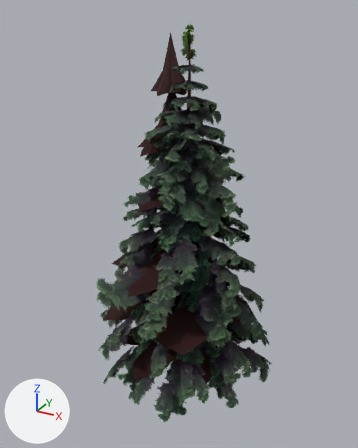
Renders of the glTF model godot/art/world/flora/spruce_c.gltf from each side of a commit.
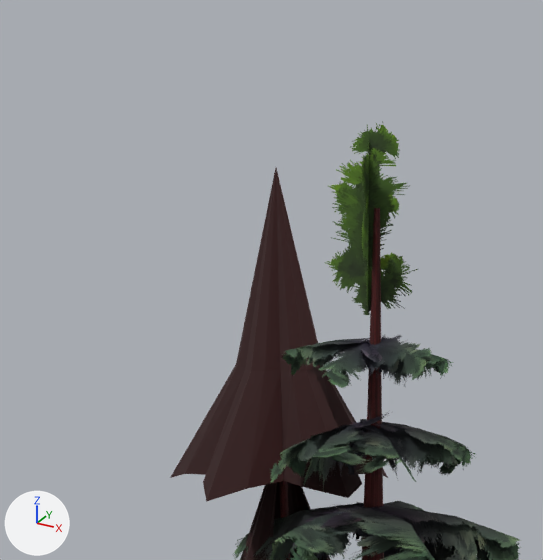
There are two pictures of each version: one whole from a 50 mm lens placed at (6.24, -11.84, 10.79), pointed at (-0.28, 0.02, 4.86), one close up on the part from 33% to 62% of the width and 0% to 24% of the height. Lighting does not change. The marker at lower left points along +X, +Y and +Z. The older version's two pictures come first. Objects named as collision shapes, trigger or cutter boxes, shadow casters or lower levels of detail are left out. Vertices at exactly the same position are counted once.

Script lines for the objects in view, before the commit:
```python
me_lod0 = bpy.data.meshes.new('lod0')
me_lod0.from_pydata(...)  # 5683 vertices, 5504 faces; spans x -3.04..2.88, y -2.96..2.95, z -1.27..10.45
me_lod0.materials.append(mat_leaves_ownspruce)
me_shadow = bpy.data.meshes.new('shadow')
me_shadow.from_pydata(...)  # 271 vertices, 387 faces; spans x -2.61..2.27, y -2.24..2.54, z -0.02..10.17
me_shadow.materials.append(mat_leaves_ownspruce)
ob_lod0 = bpy.data.objects.new('lod0', me_lod0)
ob_lod0.location = (0.0, 0.0, 0.0)
ob_shadow = bpy.data.objects.new('shadow', me_shadow)
ob_shadow.location = (0.0, 0.0, 0.0)
```
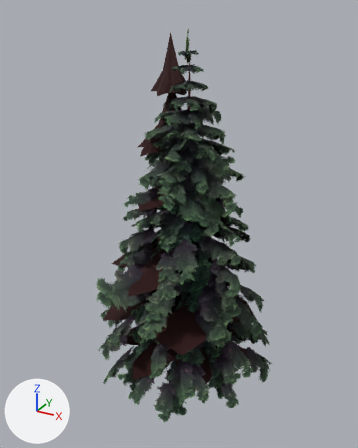
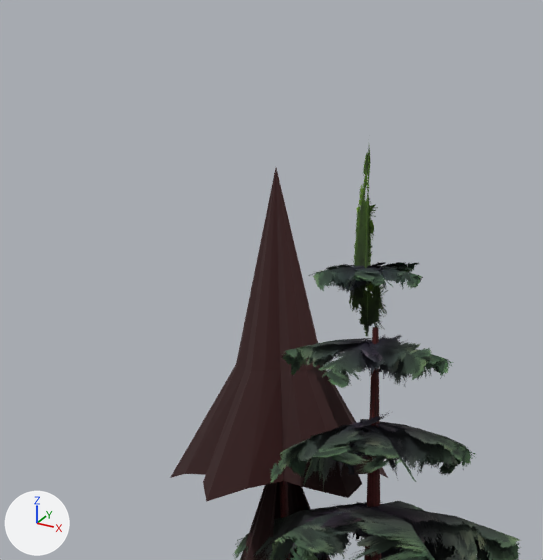
Diff of the bpy script that builds the scene:
```diff
--- a/godot/art/world/flora/spruce_c.gltf.py
+++ b/godot/art/world/flora/spruce_c.gltf.py
@@ me_lod0 @@
-me_lod0.from_pydata(...)  # 5683 vertices, 5504 faces; spans x -3.04..2.88, y -2.96..2.95, z -1.27..10.45
+me_lod0.from_pydata(...)  # 5830 vertices, 5644 faces; spans x -3.04..2.88, y -2.96..2.95, z -1.27..10.35
+# me_lod0 part 1: the loose piece of 9 vertices spanning x -0.42..0.05, y -0.1..0.33, z 9.14..9.39 is copied, and the copy is turned 56.7 degrees about the z axis through its middle and scaled by 0.78, then moved by (0.04, -0.18, 0.37); it spans x -0.35..0.06, y -0.23..0.09, z 9.54..9.74
+# me_lod0 part 2: the loose piece of 12 vertices spanning x -0.45..0.11, y -0.39..0.13, z 9.19..9.38 is copied, and the copy is multiplied about its middle by the matrix ((0.23, -0.656, -0.274), (0.692, 0.272, -0.071), (0.162, -0.232, 0.691)), then moved by (0.23, -0.01, 0.38); it spans x -0.08..0.22, y -0.33..0.05, z 9.56..9.73
+# me_lod0 part 3: the loose piece of 9 vertices spanning x -0.37..0.08, y -0.4..0.07, z 9.17..9.4 is copied, and the copy is multiplied about its middle by the matrix ((0.249, -0.583, 0.328), (0.647, 0.3, 0.042), (-0.173, 0.282, 0.633)), then moved by (0.18, 0.02, 0.36); it spans x -0.09..0.17, y -0.31..0.03, z 9.6..9.73
+# me_lod0 part 4: the loose piece of 12 vertices spanning x -0.14..0.15, y -0.5..0.04, z 9.13..9.38 is copied, and the copy is multiplied about its middle by the matrix ((0.333, -0.444, 0.159), (0.385, 0.368, 0.222), (-0.273, -0.022, 0.508)), then moved by (0.07, 0.13, 0.41); it spans x -0.08..0.22, y -0.27..0.07, z 9.56..9.73
+# me_lod0 part 5: the loose piece of 12 vertices spanning x -0.07..0.53, y -0.2..0.14, z 9.14..9.38 is copied, and the copy is multiplied about its middle by the matrix ((0.483, -0.441, -0.109), (0.442, 0.418, 0.264), (-0.107, -0.265, 0.598)), then moved by (-0.1, 0.09, 0.38); it spans x -0.07..0.32, y -0.09..0.22, z 9.58..9.73
+# me_lod0 part 6: the loose piece of 9 vertices spanning x -0.2..0.15, y -0.04..0.48, z 9.13..9.39 is copied, and the copy is multiplied about its middle by the matrix ((0.072, 0.58, 0.124), (-0.473, 0.131, -0.339), (-0.357, -0.057, 0.475)), then moved by (0.14, -0.15, 0.4); it spans x -0.04..0.26, y -0.07..0.22, z 9.58..9.73
+# me_lod0 part 7: the loose piece of 12 vertices spanning x -0.07..0.53, y -0.2..0.14, z 9.14..9.38 is copied, and the copy is multiplied about its middle by the matrix ((0.121, -0.366, -0.511), (0.617, -0.031, 0.168), (-0.121, -0.524, 0.347)), then moved by (-0.14, 0.15, 0.41); it spans x -0.06..0.23, y -0.06..0.31, z 9.61..9.73
+# me_lod0 part 8: the loose piece of 9 vertices spanning x -0.02..0.49, y -0.12..0.09, z 9.17..9.43 is copied, and the copy is multiplied about its middle by the matrix ((0.327, 0.143, -0.572), (0.572, -0.235, 0.268), (-0.143, -0.615, -0.236)), then moved by (-0.13, 0.14, 0.4); it spans x -0.02..0.23, y -0.04..0.28, z 9.63..9.76
+# me_lod0 part 9: the loose piece of 9 vertices spanning x -0.02..0.49, y -0.12..0.09, z 9.17..9.43 is copied, and the copy is turned -144.1 degrees about the z axis through its middle and scaled by 0.642, then moved by (-0.35, -0.07, 0.38); it spans x -0.26..0.02, y -0.2..0.03, z 9.59..9.77
+# me_lod0 part 10: 101 vertices moved from x -0.26..0.27, y -0.25..0.25, z 0.77..10.0 to x -0.27..0.27, y -0.26..0.26, z 0.72..9.68; 7 vertices removed from x -0.24..0.24, y -0.24..0.24, z 9.5..10.45; 19 vertices added at x -0.34..0.11, y -0.29..0.11, z 9.4..10.35
+# me_lod0 part 11: 180 kept faces spanning x -0.27..0.27, y -0.26..0.26, z 0.72..9.45 get new texture (UV) coordinates
+# other edits to the shape of me_lod0 do not show in these pictures
 me_lod0.materials.append(mat_leaves_ownspruce)
```

Where the change shows, as pixel boxes (x1, y1, x2, y2) in the close-ups (543 x 560 px; the box of a moved part takes in the faces that stretch with it):
'lod0', reshaped: before (232, 121, 521, 560); after (232, 148, 521, 560)
part 1 of me_lod0, added: after (308, 264, 371, 295)
part 2 of me_lod0, added: after (347, 268, 382, 294)
part 3 of me_lod0, added: after (344, 267, 373, 287)
part 4 of me_lod0, added: after (354, 269, 387, 289)
part 5 of me_lod0, added: after (379, 268, 423, 289)
part 6 of me_lod0, added: after (371, 267, 420, 290)
part 7 of me_lod0, added: after (375, 266, 413, 272)
part 8 of me_lod0, added: after (372, 262, 419, 273)
part 9 of me_lod0, added: after (312, 264, 354, 291)
part 10 of me_lod0, moved or reshaped: before (324, 121, 418, 315); after (313, 148, 388, 336)
part 11 of me_lod0, surface changed: before (362, 208, 384, 560); after (364, 327, 381, 560)
